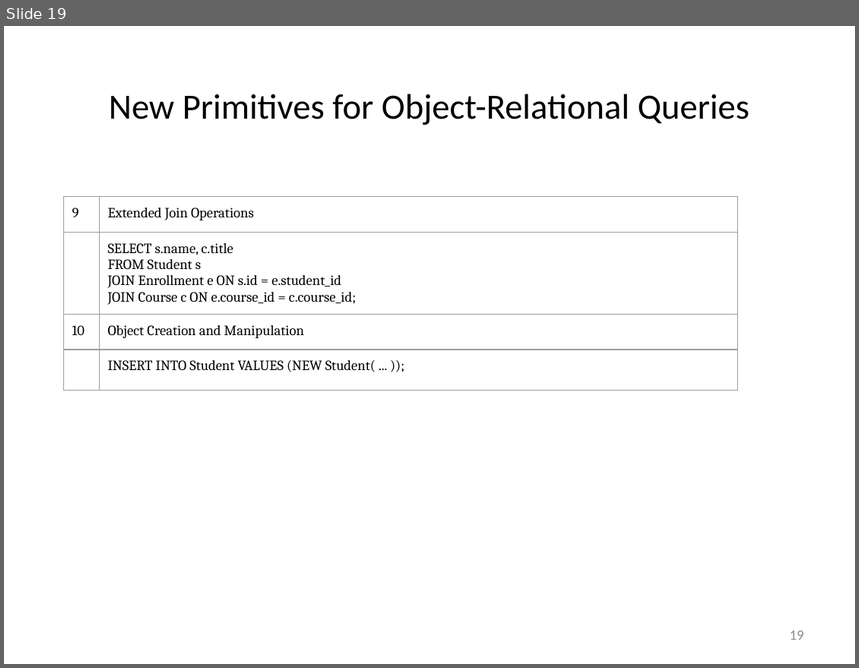
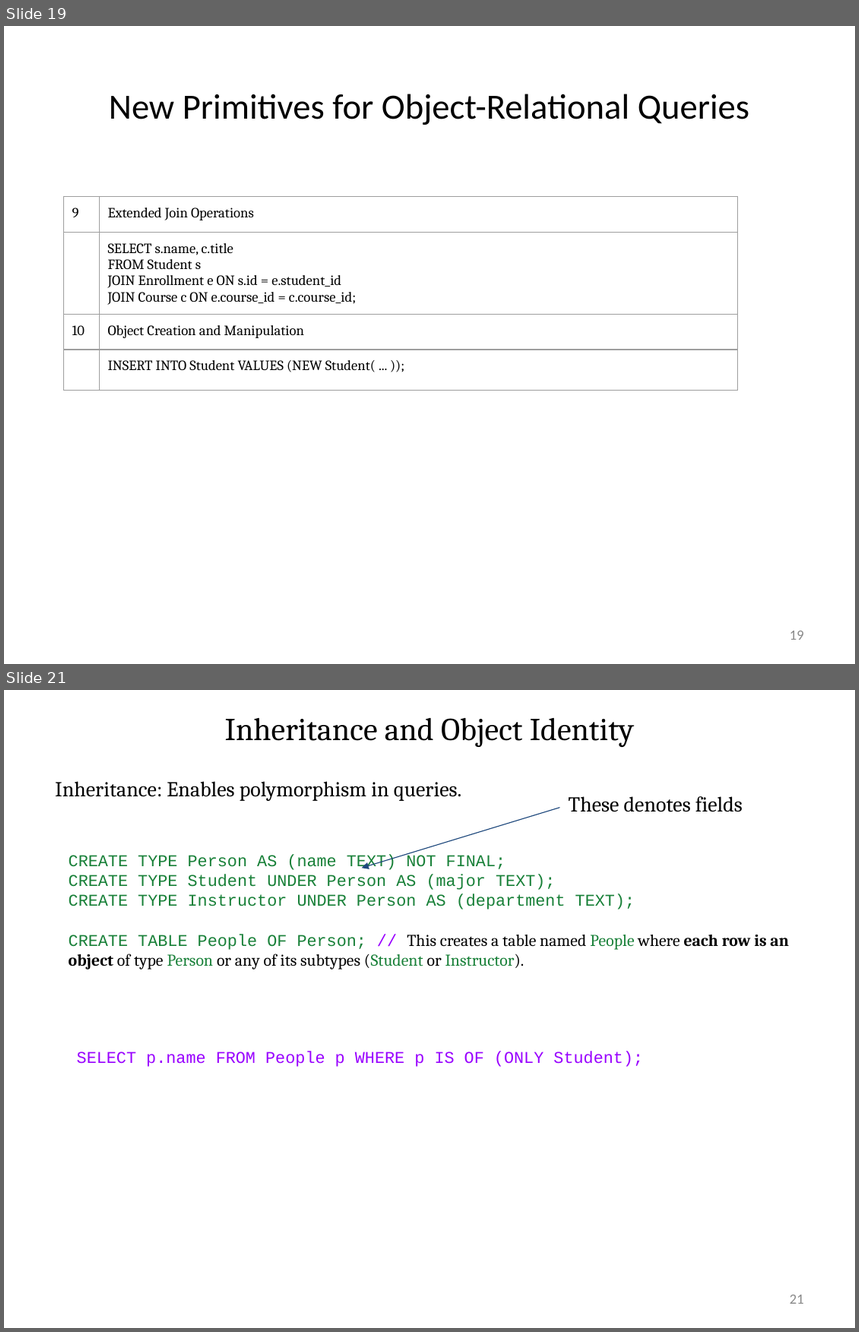
Before and after one commit to rizveeredwan/course-contents, a slide deck: CSE-3104/Slides/Introduction_to_modern_databases.pptx. Shown one above the other, each under a label of ours: slide 19 before the commit, slides 19 and 21 after it; the slides between them are not shown. The pictures are 859x668 and 859x1332 pixels, drawn with LibreOffice and Linux fonts; fonts in the diff are those of the drawing. Boxes give left, top, right and bottom in pixels: in the first picture for what was removed or moved away, otherwise in the second. Text is boxed around its words. In the diff, an @@ line names an element or a change of style, - is before the commit and + after.

```diff
--- a/CSE-3104/Slides/Introduction_to_modern_databases.pptx
+++ b/CSE-3104/Slides/Introduction_to_modern_databases.pptx
@@ slide 21 added at box(4, 690, 855, 1328), background #FFFFFF @@
@@ title added at box(225, 717, 634, 747), 27 pt, text #000000 @@
+Inheritance and Object Identity
@@ text added at box(55, 781, 462, 801), 18 pt, text #000000 @@
+Inheritance: Enables polymorphism in queries.
@@ text added at box(569, 796, 743, 812), 18 pt, text #000000 @@
+These denotes fields
@@ arrow added from (560, 808) to (361, 868), #1F497D 0.75 pt @@
@@ text added at box(69, 854, 789, 970), 14 pt, text #188038 @@
+CREATE TYPE Person AS (name TEXT) NOT FINAL;
+CREATE TYPE Student UNDER Person AS (major TEXT);
+CREATE TYPE Instructor UNDER Person AS (department TEXT);
+CREATE TABLE People OF Person; // This creates a table named People where each row is an object of type Person or any of its subtypes (Student or Instructor).
@@ text added at box(77, 1052, 643, 1067), 14 pt, text #9900FF @@
+SELECT p.name FROM People p WHERE p IS OF (ONLY Student);
@@ page number added at box(790, 1295, 804, 1304), 12 pt, text #888888 @@
+21
```
Also in this commit, not shown: 6 slides changed, 12 other slides added, 7 slides removed.
